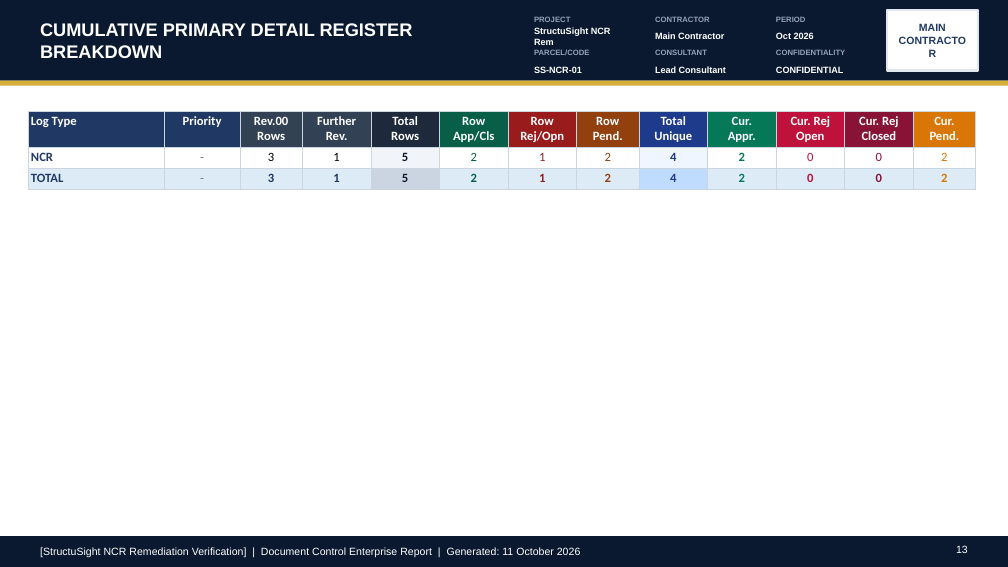
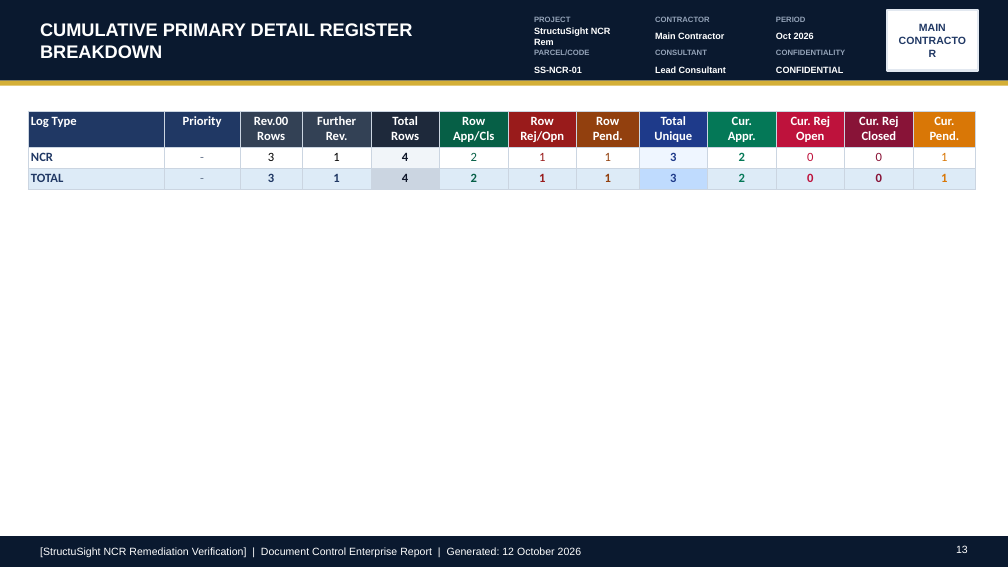
Before and after one commit to ezzeldinrashad197-sudo/ezzeldinrashad197-sudo, a slide deck: slide 13 of evidence/certification/StructuSight-NCR-Verification.pptx. Drawn at 1008x567 pixels with LibreOffice and Linux fonts; fonts in the diff are those of the drawing. Boxes give left, top, right and bottom in pixels: in the first picture for what was removed or moved away, otherwise in the second. Text is boxed around its words. In the diff, an @@ line names an element or a change of style, - is before the commit and + after.

Commit message:
test: update audit evidence and synthetic fixtures
Update verification audit reports, documentation timestamps, and NCR source identity fixtures to reflect current system state and ensure test reproducibility.

```diff
--- a/evidence/certification/StructuSight-NCR-Verification.pptx
+++ b/evidence/certification/StructuSight-NCR-Verification.pptx
@@ table at [28,111,976,212] @@
-row 2: NCR | - | 3 | 1 | 5 | 2 | 1 | 2 | 4 | 2 | 0 | 0 | 2
+row 2: NCR | - | 3 | 1 | 4 | 2 | 1 | 1 | 3 | 2 | 0 | 0 | 1
-row 3: TOTAL | - | 3 | 1 | 5 | 2 | 1 | 2 | 4 | 2 | 0 | 0 | 2
+row 3: TOTAL | - | 3 | 1 | 4 | 2 | 1 | 1 | 3 | 2 | 0 | 0 | 1
@@ text at [40,547,581,558]: text changed @@
-[StructuSight NCR Remediation Verification] | Document Control Enterprise Report | Generated: 11 October 2026
+[StructuSight NCR Remediation Verification] | Document Control Enterprise Report | Generated: 12 October 2026
```
Also in this commit, not shown: 15 other slides changed, 12 other files.
